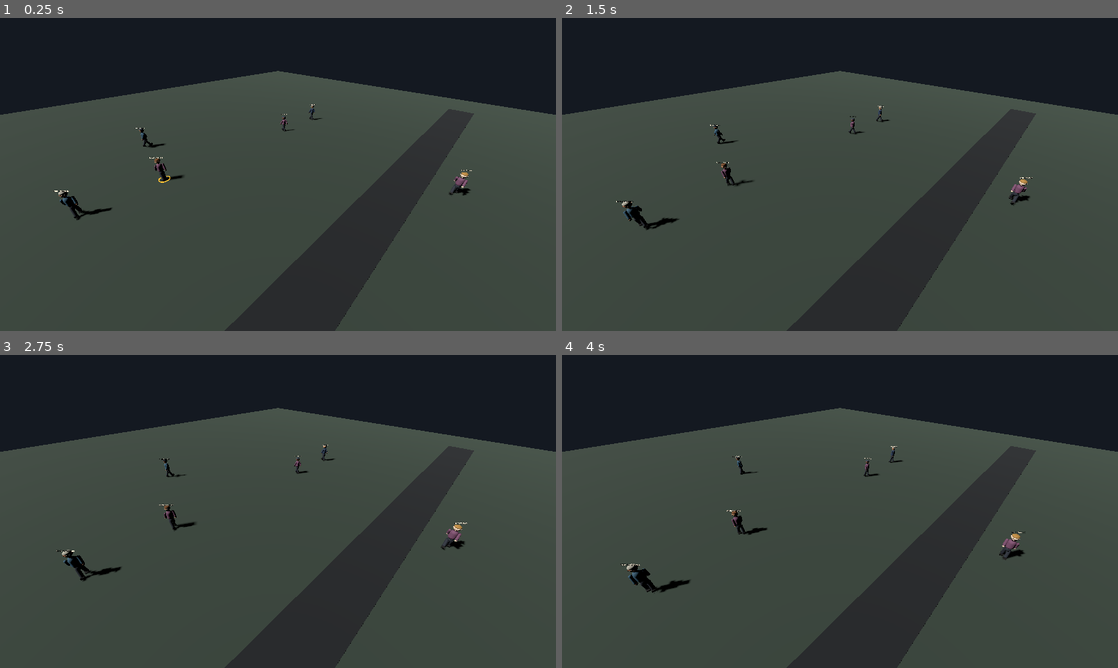
Above: before the commit, frames 1-4 (two rows, left to right).
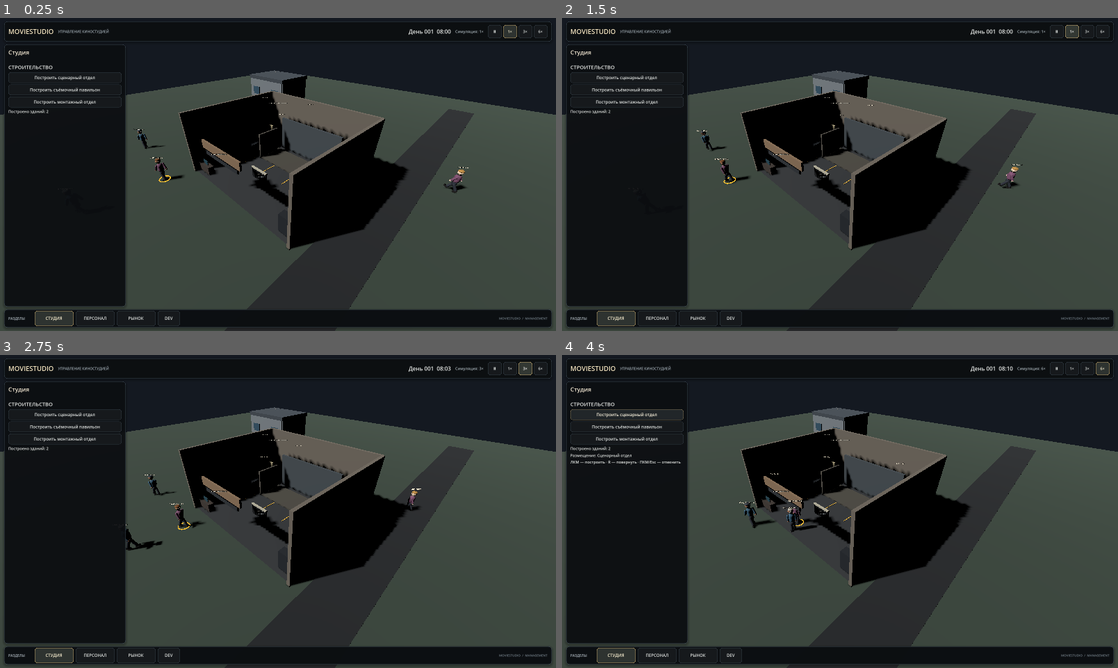
Above: after the commit, the same moments.

Repository: Teft3lb/MovieStudio
Game: Godot game, scene res://scenes/main.tscn
Same seed, same stepped clock (60 frames per second), same inputs: the game is played once before the commit and once after it.
Inputs (mouse positions are in pixels of both pictures, inside the frame that each line leads up to):
- Up to frame 1 (0.25 s): no input
- Up to frame 2 (1.5 s): click (1056, 30) at 0.5 s, where only the run after the commit has a clickable "Ⅱ"; click (1073, 30) at 1.25 s, where only the run after the commit has a clickable "1×"
- Up to frame 3 (2.75 s): click (522, 367) at 2 s, where only the run after the commit has a clickable "3×"
- Up to frame 4 (4 s): click (1101, 367) at 2.75 s, where only the run after the commit has a clickable "6×"; click (628, 414) at 3.5 s, where only the run after the commit has a clickable "Построить сценарный отдел"

The runs differ from the first frame. In frame 1, 31% of the frame differs, in the area x 0-100%, y 1-99%; in frame 2, 31%; in frame 3, 31%; in frame 4, 31%.
Error before the commit: Parse Error: Identifier "_navigation_layout" not declared in the current scope. (res://scripts/presentation/ui/studio_hud.gd:249)

Commit message:
fix: correct bottom navigation container reference

Diff:
--- a/scripts/presentation/ui/studio_hud.gd
+++ b/scripts/presentation/ui/studio_hud.gd
@@ -246,7 +246,7 @@
 	_navigation_list.name = "NavigationButtons"
 	_navigation_list.mouse_filter = Control.MOUSE_FILTER_IGNORE
 	_navigation_list.add_theme_constant_override("separation", 6)
-	_navigation_layout.add_child(_navigation_list)
+	navigation_layout.add_child(_navigation_list)
 
 	var navigation_spacer := Control.new()
 	navigation_spacer.mouse_filter = Control.MOUSE_FILTER_IGNORE
